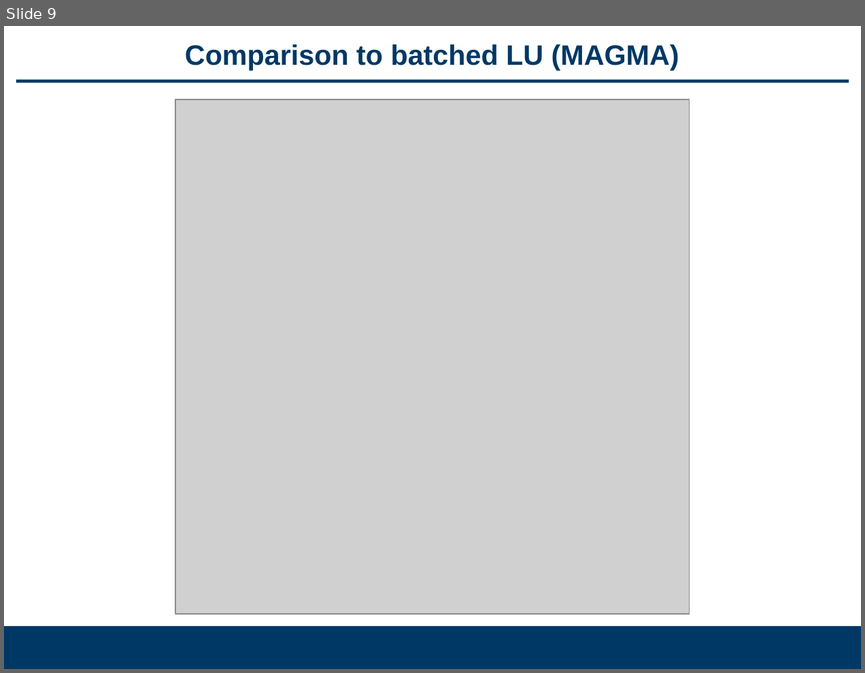
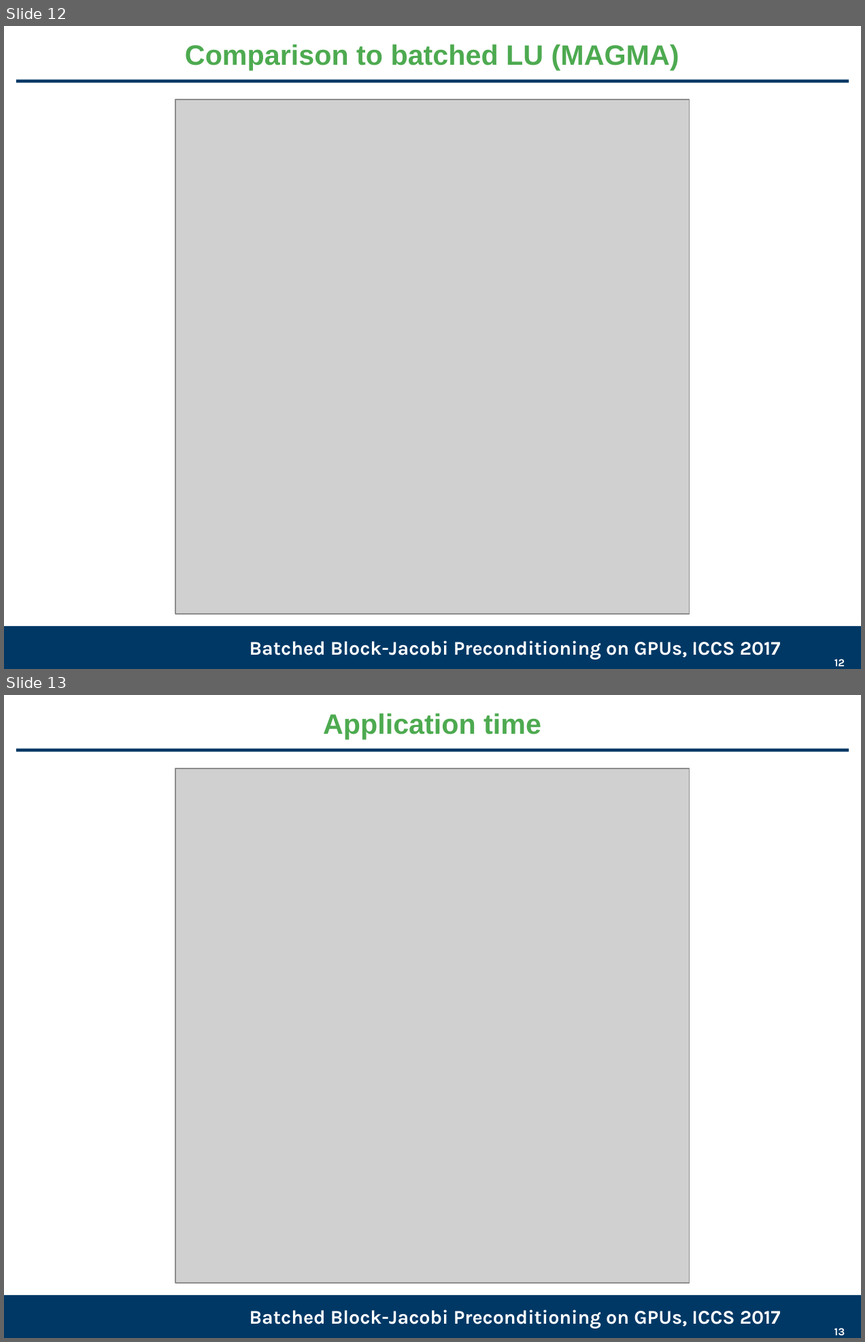
Before and after one commit to gflegar/talks, a slide deck: iccs_2017/slides.odp. Shown one above the other, each under a label of ours: slide 9 before the commit, slides 12 and 13 after it. The pictures are 865x673 and 865x1342 pixels, drawn with LibreOffice and Linux fonts; fonts in the diff are those of the drawing; grey boxes stand for pictures; background and template pictures are left out. Boxes give left, top, right and bottom in pixels: in the first picture for what was removed or moved away, otherwise in the second. Text is boxed around its words. In the diff, an @@ line names an element or a change of style, - is before the commit and + after.

```diff
--- a/iccs_2017/slides.odp
+++ b/iccs_2017/slides.odp
@@ slide 13 added at (4, 695, 861, 1338), background #FFFFFF; not listed: 2 template elements that a slide beside it also shows @@
@@ title added at (323, 713, 541, 739), 26 pt, text #4DAA50, bold @@
+Application time
@@ picture added at (175, 768, 689, 1282) @@
@@ text added at (249, 1309, 781, 1328), 18 pt, text #FFFFFF, bold @@
+Batched Block-Jacobi Preconditioning on GPUs, ICCS 2017
@@ page number added at (834, 1327, 845, 1336), 10 pt, text #FFFFFF, bold @@
+13
@@ what was slide 9 is now slide 12 @@
@@ slide 12 changed as well @@
@@ title "Comparison to batched LU (MAGMA)" at (185, 44, 679, 70): text colour #003865 to #4DAA50 @@
@@ text added at (249, 640, 781, 659), 18 pt, text #FFFFFF, bold @@
+Batched Block-Jacobi Preconditioning on GPUs, ICCS 2017
@@ page number added at (834, 658, 844, 666), 10 pt, text #FFFFFF, bold @@
+12
```
Also in this commit, not shown: 10 other slides changed, 5 other slides added, 3 slides removed.
